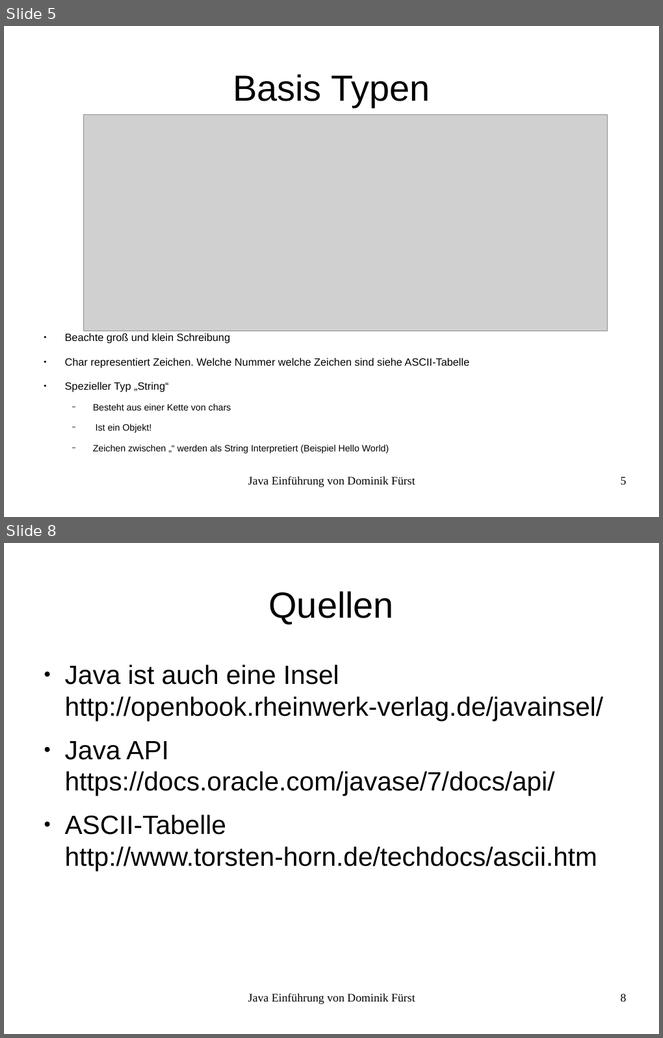
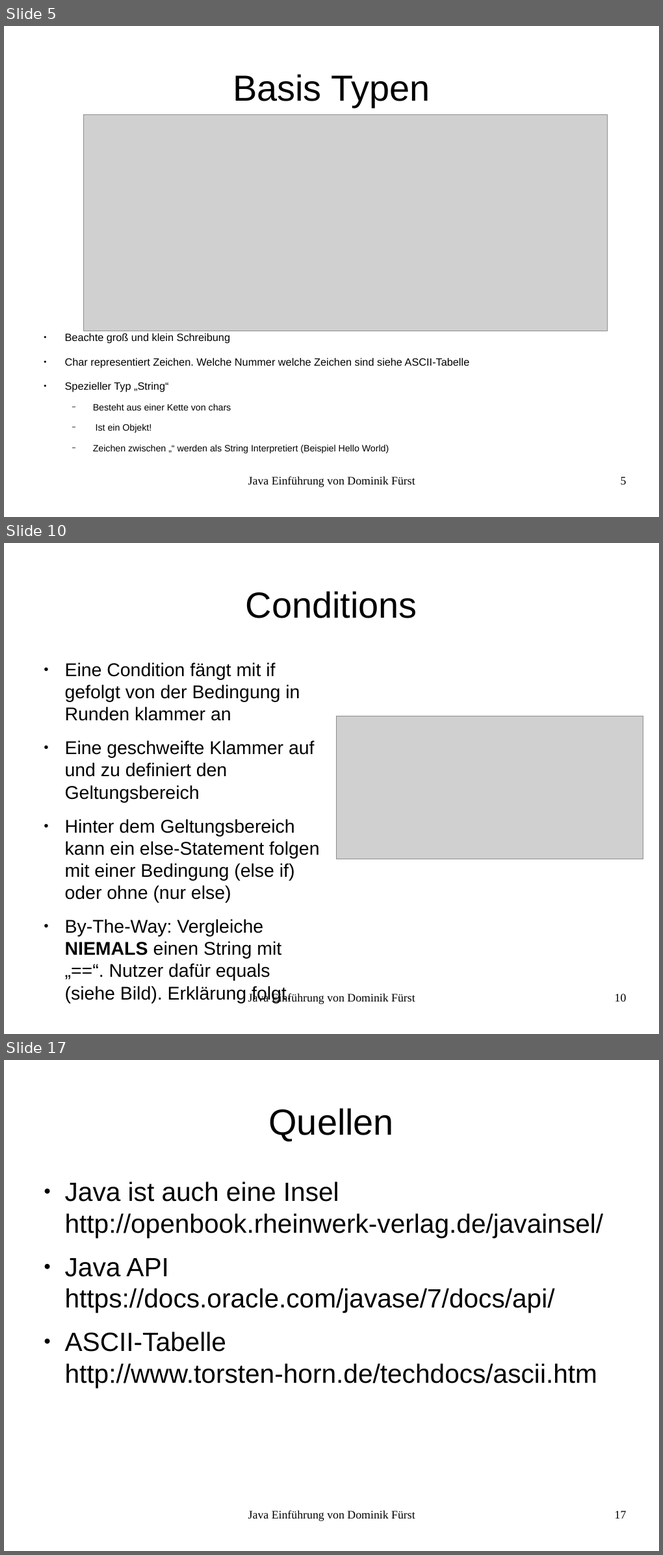
Before and after one commit to Trickels/JavaTutorial, a slide deck: LessonOne/Java_Präsentation.odp. Shown one above the other, each under a label of ours: slides 5 and 8 before the commit, slides 5, 10 and 17 after it; the slides between them are not shown. The pictures are 663x1038 and 663x1555 pixels, drawn with LibreOffice and Linux fonts; fonts in the diff are those of the drawing; grey boxes stand for pictures. Boxes give left, top, right and bottom in pixels: in the first picture for what was removed or moved away, otherwise in the second. Text is boxed around its words. In the diff, an @@ line names an element or a change of style, - is before the commit and + after.

```diff
--- a/LessonOne/Java_Präsentation.odp
+++ b/LessonOne/Java_Präsentation.odp
@@ slide 10 added at (x1=4, y1=543, x2=659, y2=1034), background #FFFFFF @@
@@ title added at (x1=246, y1=591, x2=417, y2=618), 44 pt, text #000000 @@
+Conditions
@@ text added at (x1=65, y1=663, x2=319, y2=1003), 22.4 pt, text #000000 @@
+● Eine Condition fängt mit if gefolgt von der Bedingung in Runden klammer an
+● Eine geschweifte Klammer auf und zu definiert den Geltungsbereich
+● Hinter dem Geltungsbereich kann ein else-Statement folgen mit einer Bedingung (else if) oder ohne (nur else)
+● By-The-Way: Vergleiche NIEMALS einen String mit „==“. Nutzer dafür equals (siehe Bild). Erklärung folgt.
@@ picture added at (x1=336, y1=716, x2=644, y2=860) @@
@@ text added at (x1=248, y1=993, x2=415, y2=1005), 14 pt, text #000000 @@
+Java Einführung von Dominik Fürst
@@ page number added at (x1=615, y1=994, x2=627, y2=1002), 14 pt, text #000000 @@
+10
@@ what was slide 8 is now slide 17 @@
@@ page number at (x1=615, y1=1511, x2=627, y2=1519): text changed @@
-8
+17
```
Also in this commit, not shown: 3 slides changed, 8 other slides added, 6 other files.
